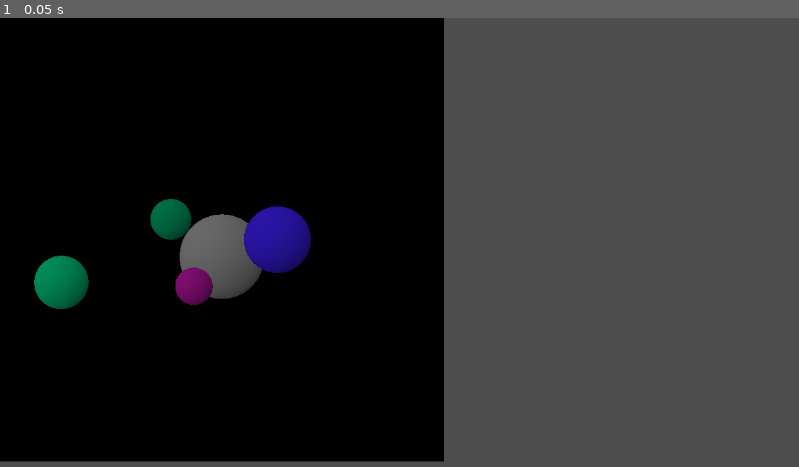
Above: before the commit, frame 1.
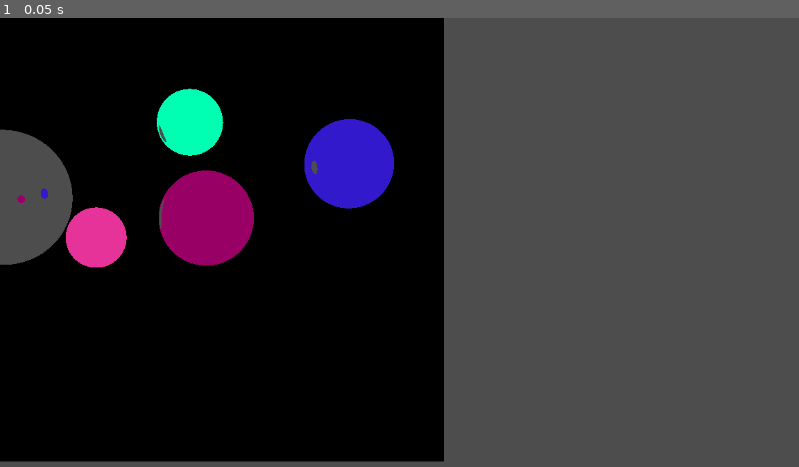
Above: after the commit, the same moment.

Repository: K1aymore/GDShaders
Game: Godot game, scene res://main.tscn
Two runs of this game, one before a commit and one after it. Both use one fixed random seed, a clock stepped at 60 frames per second and the inputs below. The project has no main scene, so this scene is started directly. The engine's default icon, where the game draws it, is replaced by a stand-in: a white triangle on a blue panel in a dark square.
Inputs:
- Up to frame 1 (0.05 s): no input

The runs differ from the first frame. In frame 1, 10% of the frame differs, in the area x 0-50%, y 15-65%.

Commit message:
Basic ray bouncing

Diff:
--- /dev/null
+++ b/RaytracerMaterial.tres
@@ -0,0 +1,10 @@
+[gd_resource type="ShaderMaterial" load_steps=2 format=3 uid="uid://bgyuh618qelgr"]
+
+[ext_resource type="Shader" path="res://raytrace.gdshader" id="1_llup1"]
+
+[resource]
+shader = ExtResource("1_llup1")
+shader_parameter/Zoom = 2.0
+shader_parameter/Brightness = 1.0
+shader_parameter/startingRayPos = Vector3(-0.487, 0.314, -3.316)
+shader_parameter/startingRayRot = Vector3(0, -23.994, 0)
--- a/main.tscn
+++ b/main.tscn
@@ -1,13 +1,13 @@
-[gd_scene load_steps=3 format=3 uid="uid://cwk2ghijvkjwr"]
+[gd_scene load_steps=3 format=3 uid="uid://bq6ay60vp40w1"]
 
-[ext_resource type="Material" uid="uid://bvvohuc7iehdh" path="res://new_shader_material.tres" id="1_5lcdc"]
+[ext_resource type="Material" uid="uid://bgyuh618qelgr" path="res://RaytracerMaterial.tres" id="1_nmutd"]
 [ext_resource type="Texture2D" uid="uid://ihy84t7kckgx" path="res://icon.svg" id="2_fninm"]
 
 [node name="main" type="Node2D"]
 
 [node name="Sprite2D" type="Sprite2D" parent="."]
 texture_repeat = 3
-material = ExtResource("1_5lcdc")
+material = ExtResource("1_nmutd")
 scale = Vector2(5, 5)
 texture = ExtResource("2_fninm")
 centered = false
--- a/new_shader_material.tres
+++ /dev/null
@@ -1,10 +0,0 @@
-[gd_resource type="ShaderMaterial" load_steps=2 format=3 uid="uid://bvvohuc7iehdh"]
-
-[ext_resource type="Shader" path="res://main.gdshader" id="1_rwku0"]
-
-[resource]
-shader = ExtResource("1_rwku0")
-shader_parameter/Zoom = 2.0
-shader_parameter/Brightness = 1.0
-shader_parameter/startingRayPos = Vector3(0, -0.2, -6.5)
-shader_parameter/startingRayRot = Vector3(0, 0, 0)
--- a/main.gdshader
+++ b/raytrace.gdshader
@@ -2,7 +2,7 @@
 
 uniform float Zoom : hint_range(0.1, 10) = 2.0;
 uniform float Brightness : hint_range(0.0, 3.0) = 1.0;
-uniform vec3 startingRayPos = vec3(0.0, -0.2, -6.5);
+uniform vec3 startingRayPos = vec3(0.0, 0.0, -6.5);
 uniform vec3 startingRayRot = vec3(0.0);
 
 
@@ -10,22 +10,37 @@
 	vec4(0.5, 0.5, 2.0, 0.5),
 	vec4(0.2, 0.8, 1.0, 0.2),
 	vec4(1.0, 0.3, -0.5, 0.3),
-	vec4(-1.0, 0.7, -0.2, 0.25),
+	vec4(-0.6, 0.7, -0.2, 0.25),
 	vec4(0.0, 0.1, 0.2, 0.2)
 };
 
 const vec4[5] sphereColors = {
 	vec4(0.3, 0.3, 0.3, 1.0),
-	vec4(0.9, 0.1, 0.8, 1.0),
+	vec4(0.9, 0.2, 0.6, 1.0),
 	vec4(0.2, 0.1, 0.8, 1.0),
-	vec4(0.0, 0.8, 0.5, 1.0),
-	vec4(0.0, 0.8, 0.5, 1.0)
+	vec4(0.6, 0.0, 0.4, 1.0),
+	vec4(0.0, 1.0, 0.7, 1.0)
 };
+
+
+
+
+float findDistToSphere(vec3 pos, int sphereNum) {
+	float dist;
+	vec4 sphere = spheres[sphereNum];
+	dist = sqrt(
+		pow(pos.x-sphere.x, 2) +
+		pow(pos.y-sphere.y, 2) +
+		pow(pos.z-sphere.z, 2)
+	) - sphere.w;
+
+	return dist;
+}
 
 
 void fragment() {
 	vec4 pixelColor = vec4(0.0, 0.0, 0.0, 1.0);
-	vec4 sphereColor = pixelColor;
+	vec4 rayColor = pixelColor;
 	int hitSphere = -1;
 
 	vec3 rayDir = vec3(0.0, 0.0, 1.0);
@@ -39,8 +54,14 @@
 
 		rayDir = newRayDir;
 	}
+	{
+		vec3 newRayDir = rayDir;
+		newRayDir.y = rayDir.y * cos(startingRayRot.x) - rayDir.z * sin(startingRayRot.x);
+		newRayDir.z = rayDir.y * sin(startingRayRot.x) + rayDir.z * cos(startingRayRot.x);
 
-	//rayDir = normalize(rayDir);
+		rayDir = newRayDir;
+	}
+
 
 	vec3 rayPos = startingRayPos;
 	rayPos.x += UV.x;
@@ -53,22 +74,40 @@
 
 		rayPos = newRayPos;
 	}
+	{
+		vec3 newRayPos = rayPos;
+		newRayPos.y = rayPos.y * cos(startingRayRot.x) - rayPos.z * sin(startingRayRot.x);
+		newRayPos.z = rayPos.y * sin(startingRayRot.x) + rayPos.z * cos(startingRayRot.x);
+
+		rayPos = newRayPos;
+	}
 
 
-	int maxRays = 100;
+
+	int maxRays = 200;
 	for(int i = 0; i < maxRays; i++) {
 		float dist = 4000.0;
 
 		for(int j = 0; j < spheres.length(); j++) {
-			float distToSphere = sqrt(
-				pow(rayPos.x-spheres[j].x, 2) +
-				pow(rayPos.y-spheres[j].y, 2) +
-				pow(rayPos.z-spheres[j].z, 2)
-			) - spheres[j].w;
+			float distToSphere = findDistToSphere(rayPos, j);
 
-			if (distToSphere < 0.0001) {
-				hitSphere = j;
-				sphereColor = sphereColors[j];
+			float rayTestDist = findDistToSphere(rayPos + rayDir, j);
+
+			if (distToSphere < 0.001) {
+				vec3 normal = rayPos - spheres[j].xyz;
+
+
+				rayColor = sphereColors[j] * sphereColors[j].a;
+
+				rayColor.a = 1.0;
+
+				float angle = PI;
+
+				normal = normalize(normal);
+
+				rayDir = -rayDir;
+				rayDir = rayDir*cos(angle) + cross(normal, rayDir) * sin(angle) + normal * dot(normal, rayDir)*(1.0-cos(angle));
+				rayPos += rayDir * 2.0;
 			}
 
 			dist = min(dist, distToSphere);
@@ -79,12 +118,11 @@
 
 	vec3 normal = (rayPos - spheres[hitSphere].xyz) - spheres[hitSphere].w;
 
-	pixelColor = sphereColor;
-	pixelColor *= length(normal);
+	pixelColor = rayColor;
+	//pixelColor *= length(normal);
 
 	pixelColor.a = 1.0;
 	//pixelColor.a = clamp(pixelColor.a, 0.0, 1.0);
-
 
 	pixelColor *= Brightness;
 
